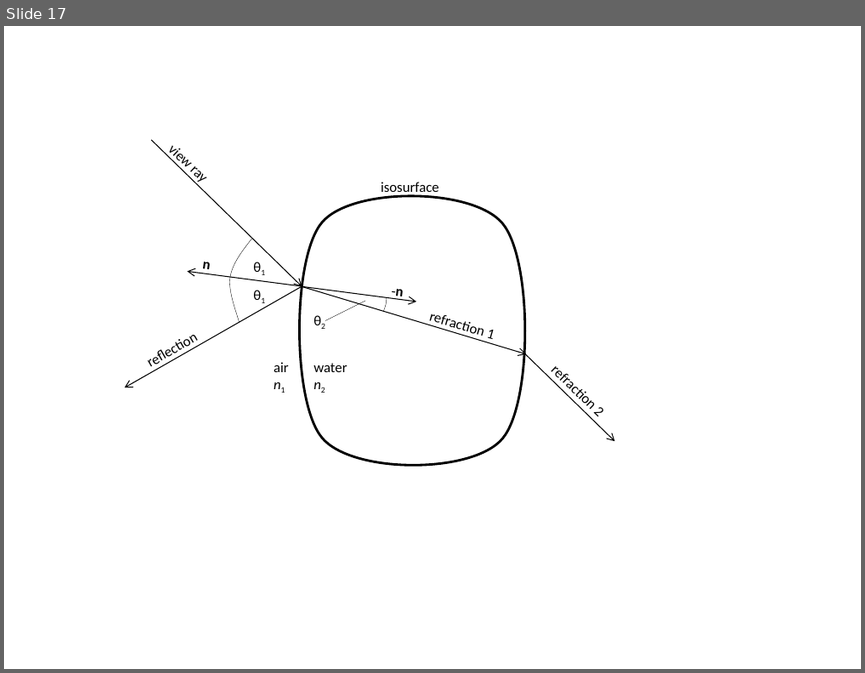
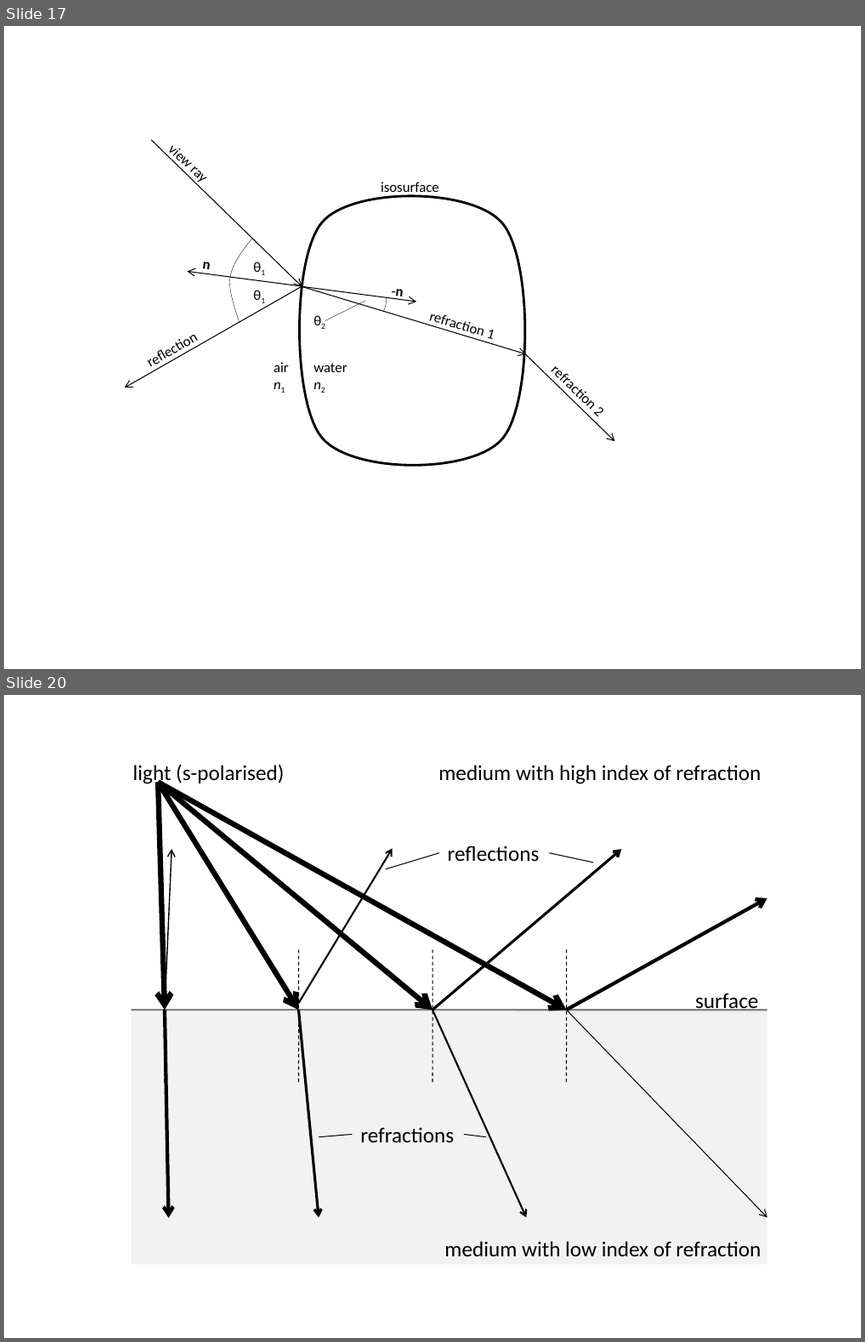
Before and after one commit to pflaumental/fluid-particles, a slide deck: thesis/drawings.pptx. Shown one above the other, each under a label of ours: slide 17 before the commit, slides 17 and 20 after it; the slides between them are not shown. The pictures are 865x673 and 865x1342 pixels, drawn with LibreOffice and Linux fonts; fonts in the diff are those of the drawing. Boxes give left, top, right and bottom in pixels: in the first picture for what was removed or moved away, otherwise in the second. Text is boxed around its words. In the diff, an @@ line names an element or a change of style, - is before the commit and + after.

```diff
--- a/thesis/drawings.pptx
+++ b/thesis/drawings.pptx
@@ slide 20 added at box(4, 695, 861, 1338), background #FFFFFF @@
@@ text added at box(133, 764, 284, 786), 18 pt, text #000000 @@
+light (s-polarised)
@@ text added at box(438, 765, 760, 784), 18 pt, text #000000 @@
+medium with high index of refraction
@@ arrow added from (158, 783) to (164, 1009), #000000 4.5 pt @@
@@ arrow added from (158, 783) to (299, 1009), #000000 4.5 pt @@
@@ arrow added from (158, 783) to (432, 1009), #000000 4.5 pt @@
@@ arrow added from (158, 783) to (566, 1009), #000000 4.5 pt @@
@@ text added at box(448, 845, 540, 862), 18 pt, text #000000 @@
+reflections
@@ arrow added from (164, 1009) to (172, 849), #000000 1 pt @@
@@ arrow added from (299, 1003) to (392, 848), #000000 1.5 pt @@
@@ line added from (439, 852) to (386, 869), #000000 0.75 pt @@
@@ arrow added from (432, 1009) to (622, 849), #000000 2.25 pt @@
@@ line added from (549, 852) to (594, 862), #000000 0.75 pt @@
@@ arrow added from (566, 1009) to (767, 898), #000000 3 pt @@
@@ line added from (166, 949) to (164, 1083), #000000 0.75 pt dashed @@
@@ line added from (299, 949) to (299, 1083), #000000 0.75 pt dashed @@
@@ line added from (432, 949) to (432, 1083), #000000 0.75 pt dashed @@
@@ line added from (566, 949) to (566, 1083), #000000 0.75 pt dashed @@
@@ text added at box(695, 993, 758, 1011), 18 pt, text #000000 @@
+surface
@@ rectangle added at box(131, 1009, 766, 1264), fill #F2F2F2 @@
@@ line added from (131, 1009) to (767, 1009), #808080 1.5 pt @@
@@ arrow added from (164, 1009) to (169, 1218), #000000 3 pt @@
@@ arrow added from (299, 1009) to (318, 1217), #000000 2.25 pt @@
@@ arrow added from (432, 1009) to (526, 1217), #000000 1.5 pt @@
@@ arrow added from (566, 1009) to (767, 1217), #000000 0.75 pt @@
@@ text added at box(360, 1127, 454, 1142), 18 pt, text #000000 @@
+refractions
@@ line added from (352, 1134) to (318, 1137), #000000 0.75 pt @@
@@ line added from (464, 1134) to (487, 1137), #000000 0.75 pt @@
@@ text added at box(444, 1241, 760, 1256), 18 pt, text #000000 @@
+medium with low index of refraction
```
Also in this commit, not shown: 2 slides changed, 3 other slides added, 1 other file.
